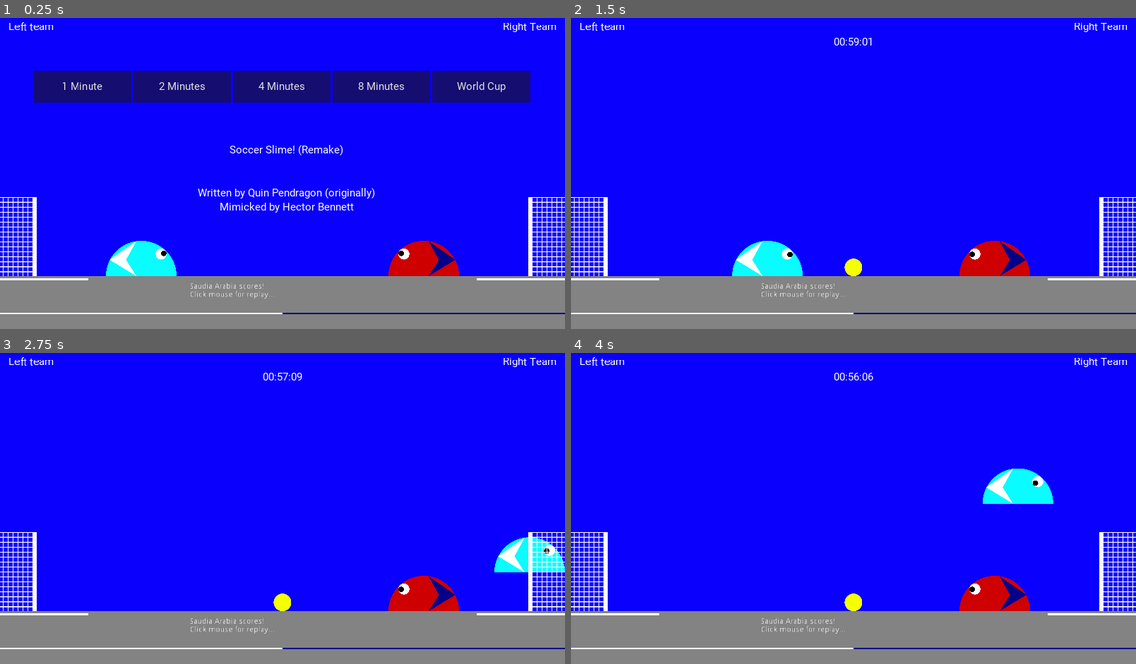
Above: before the commit, frames 1-4 (two rows, left to right).
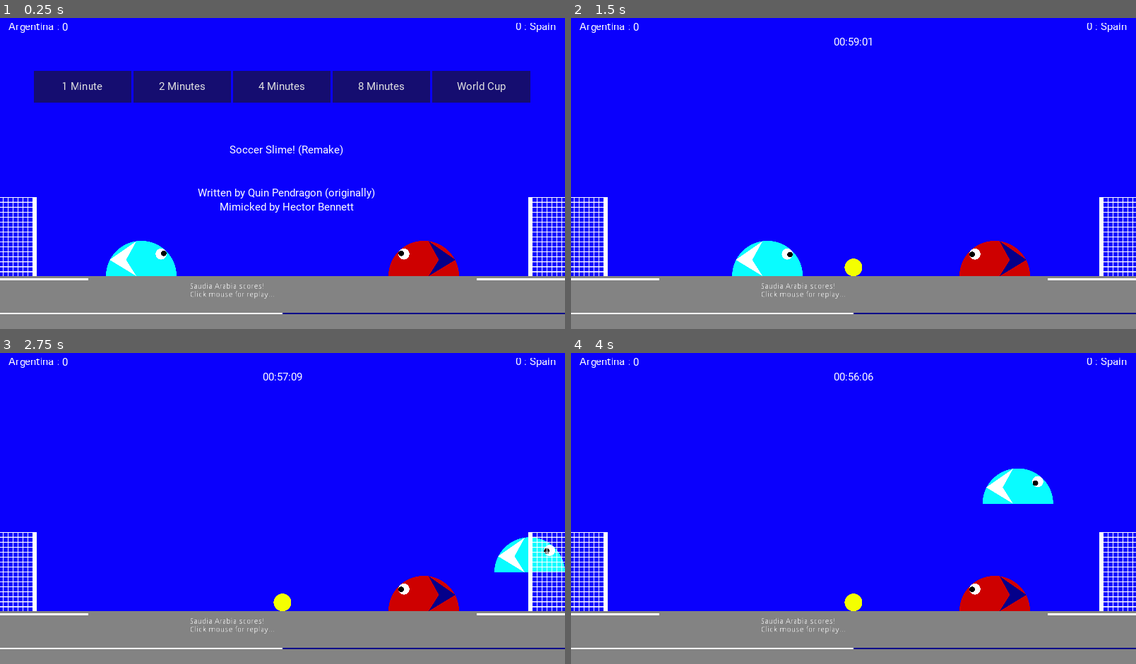
Above: after the commit, the same moments.

Repository: hectorbennett/slime-soccer
Game: Godot game, scene res://src/Main/Game.tscn
The game is run twice, just before and just after one commit, with the same random seed, the same clock (stepped at 60 frames per second) and the same inputs.
Inputs:
- Up to frame 1 (0.25 s): no input
- Up to frame 2 (1.5 s): click "1 Minute" at 0.5 s; tap Enter at 1.25 s; hold D (ui_right) from 1.28 s (still down)
- Up to frame 3 (2.75 s): keep holding D (ui_right); tap W (ui_up) at 1.52, 2.27 s; tap Enter at 2 s
- Up to frame 4 (4 s): tap Enter at 2.75, 3.5 s; release D (ui_right) at 2.78 s; hold A (ui_left) 2.78-3.53 s; hold D (ui_right) from 3.53 s (still down); tap W (ui_up) at 3.77 s

The runs differ from the first frame. In frame 1, 0.2% of the frame differs, in the area x 1-99%, y 1-5%; in frame 2, 0.2%; in frame 3, 0.2%; in frame 4, 0.2%.

Commit message:
fix score labels

Diff:
--- a/project.godot
+++ b/project.godot
@@ -35,6 +35,10 @@
 config/name="Slime Soccer"
 run/main_scene="res://src/Main/Game.tscn"
 config/icon="res://icon.png"
+
+[autoload]
+
+Globals="*res://src/Main/Globals.gd"
 
 [debug]
 
--- a/src/Goal/Goal.gd
+++ b/src/Goal/Goal.gd
@@ -1,11 +1,11 @@
 extends Node2D
 
-export(NodePath) var SlimePath
+signal score
+
 export(NodePath) var BallPath
 
-onready var SLIME = get_node(SlimePath)
 onready var BALL = get_node(BallPath)
 
 func _on_Net_body_entered(body: Node) -> void:
 	if body == BALL:
-		SLIME.score_goal()
+		emit_signal("score")
--- a/src/Goal/Goal.tscn
+++ b/src/Goal/Goal.tscn
@@ -8,9 +8,6 @@
 
 [sub_resource type="RectangleShape2D" id=2]
 extents = Vector2( 34, 64 )
-
-[sub_resource type="RectangleShape2D" id=3]
-extents = Vector2( 96, 56 )
 
 [node name="Goal" type="Node2D"]
 script = ExtResource( 2 )
@@ -34,11 +31,4 @@
 position = Vector2( 0, 8 )
 shape = SubResource( 2 )
 
-[node name="Offside" type="Area2D" parent="."]
-visible = false
-
-[node name="Hitbox" type="CollisionShape2D" parent="Offside"]
-position = Vector2( 0, 16 )
-shape = SubResource( 3 )
-
 [connection signal="body_entered" from="Net" to="." method="_on_Net_body_entered"]
--- a/src/Main/Game.gd
+++ b/src/Main/Game.gd
@@ -5,7 +5,6 @@
 
 var duration := 0
 var elapsed := 0
-var gameInProgress := false
 
 onready var GAME_TIMER: Timer = $GameTimer
 onready var HUD: HUD = $HUD
@@ -28,7 +27,7 @@
 	reset()
 	duration = d
 	elapsed = 0
-	gameInProgress = true
+	Globals.gameInProgress = true
 	HUD.hide_splash()
 	HUD.show_timer()
 	GAME_TIMER.start()
@@ -54,12 +53,12 @@
 	HUD.show_splash()
 	HUD.hide_timer()
 
-func on_score() -> void:
+func after_score() -> void:
 	HUD.update_left_label(SLIME_LEFT.team['name'], SLIME_LEFT.score)
 	HUD.update_right_label(SLIME_RIGHT.team['name'], SLIME_RIGHT.score)
-	if (SLIME_LEFT.score > SLIME_RIGHT.score + 3):
+	if (SLIME_LEFT.score >= SLIME_RIGHT.score + 3):
 		SLIME_LEFT.show_smile()
-	elif (SLIME_RIGHT.score > SLIME_LEFT.score + 3):
+	elif (SLIME_RIGHT.score >= SLIME_LEFT.score + 3):
 		SLIME_RIGHT.show_smile()
 	else:
 		SLIME_LEFT.hide_smile()
@@ -67,6 +66,8 @@
 	reset()
 
 func reset() -> void:
+	HUD.update_left_label(SLIME_LEFT.team['name'], SLIME_LEFT.score)
+	HUD.update_right_label(SLIME_RIGHT.team['name'], SLIME_RIGHT.score)
 	SLIME_LEFT.set_position(initialSlimeLeftPosition)
 	SLIME_RIGHT.set_position(initialSlimeRightPosition)
 	BALL.resetState = true
@@ -82,8 +83,28 @@
 
 func _on_GoalHangingZoneLeft_on_timeout() -> void:
 	yield(MESSAGE.display_message("This is a message"), "completed")
-	SLIME_RIGHT.score_goal()
+	SLIME_RIGHT.score += 1
+	after_score()
 
 func _on_GoalHangingZoneRight_on_timeout() -> void:
 	yield(MESSAGE.display_message("This is a message"), "completed")
-	SLIME_LEFT.score_goal()
+	SLIME_LEFT.score += 1
+	after_score()
+
+func _on_GoalLeft_score() -> void:
+	yield(MESSAGE.display_message("Right Slime scored"), "completed")
+	SLIME_RIGHT.score += 1
+	after_score()
+
+func _on_GoalRight_score() -> void:
+	yield(MESSAGE.display_message("Left Slime scored"), "completed")
+	SLIME_RIGHT.score += 1
+	after_score()
+
+func _on_SlimeLeft_change_team() -> void:
+	if HUD:
+		HUD.update_left_label(SLIME_LEFT.team['name'], SLIME_LEFT.score)
+
+func _on_SlimeRight_change_team() -> void:
+	if HUD:
+		HUD.update_right_label(SLIME_RIGHT.team['name'], SLIME_RIGHT.score)
--- a/src/Main/Game.tscn
+++ b/src/Main/Game.tscn
@@ -46,14 +46,12 @@
 
 [node name="GoalLeft" parent="." instance=ExtResource( 8 )]
 position = Vector2( 32, 408 )
-SlimePath = NodePath("../SlimeRight")
 BallPath = NodePath("../Ball")
 
 [node name="GoalRight" parent="." instance=ExtResource( 8 )]
 position = Vector2( 992, 408 )
 rotation = -3.14159
 scale = Vector2( 1, -1 )
-SlimePath = NodePath("../SlimeLeft")
 BallPath = NodePath("../Ball")
 
 [node name="Pitch" type="Node2D" parent="."]
@@ -138,6 +136,9 @@
 
 [connection signal="start_game" from="HUD" to="." method="_on_click_start_game"]
 [connection signal="change_team" from="SlimeLeft" to="." method="_on_SlimeLeft_change_team"]
+[connection signal="change_team" from="SlimeRight" to="." method="_on_SlimeRight_change_team"]
+[connection signal="score" from="GoalLeft" to="." method="_on_GoalLeft_score"]
+[connection signal="score" from="GoalRight" to="." method="_on_GoalRight_score"]
 [connection signal="on_timeout" from="GoalHangingZoneLeft" to="." method="_on_GoalHangingZoneLeft_on_timeout"]
 [connection signal="on_timeout" from="GoalHangingZoneRight" to="." method="_on_GoalHangingZoneRight_on_timeout"]
 [connection signal="timeout" from="GameTimer" to="." method="_on_GameTimer_timeout"]
--- a/src/Main/Globals.gd
+++ b/src/Main/Globals.gd
@@ -1,17 +1,4 @@
 # https://godotengine.org/qa/70842/how-to-make-global-constants-and-variables
 extends Node
 
-
-# Declare member variables here. Examples:
-# var a: int = 2
-# var b: String = "text"
-
-
-# Called when the node enters the scene tree for the first time.
-func _ready() -> void:
-	pass # Replace with function body.
-
-
-# Called every frame. 'delta' is the elapsed time since the previous frame.
-#func _process(delta: float) -> void:
-#	pass
+var gameInProgress := false
--- a/src/Slime/Slime.gd
+++ b/src/Slime/Slime.gd
@@ -86,7 +86,7 @@
 		eye.set_position(Vector2(-36, -8))
 
 func _process(_delta: float):
-	if frozen:
+	if frozen and not Globals.gameInProgress:
 		if Input.is_action_just_pressed(UI_UP):
 			set_team(current_team_index + 1)
 		if Input.is_action_just_pressed(UI_DOWN):
@@ -122,7 +122,3 @@
 func hide_smile():
 	if smile:
 		smile.hide()
-
-func score_goal():
-	score += 1
-	get_parent().on_score()
Not shown: 1 places in src/Goal/Goal.tscn that only renumber resources
